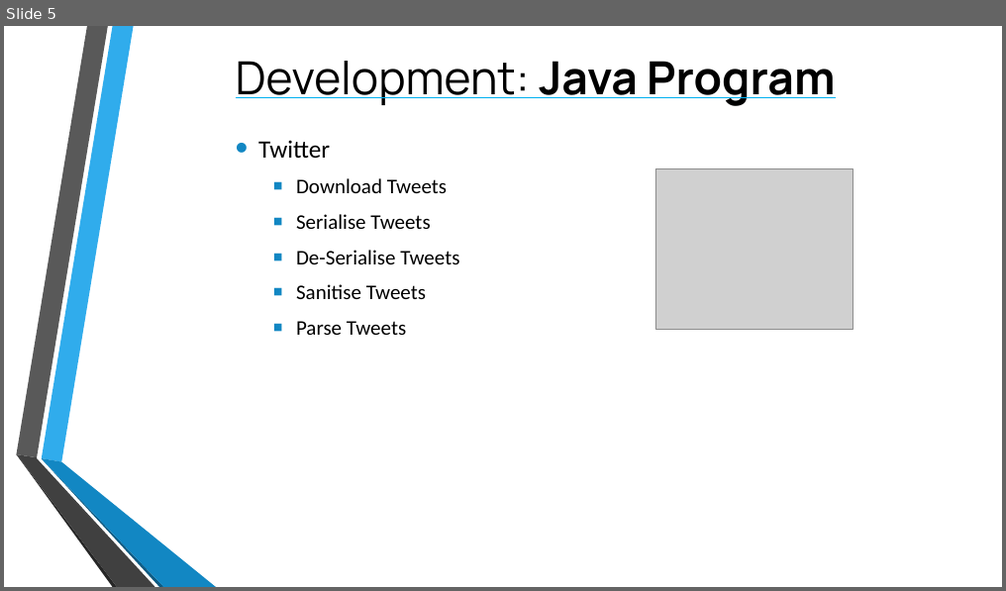
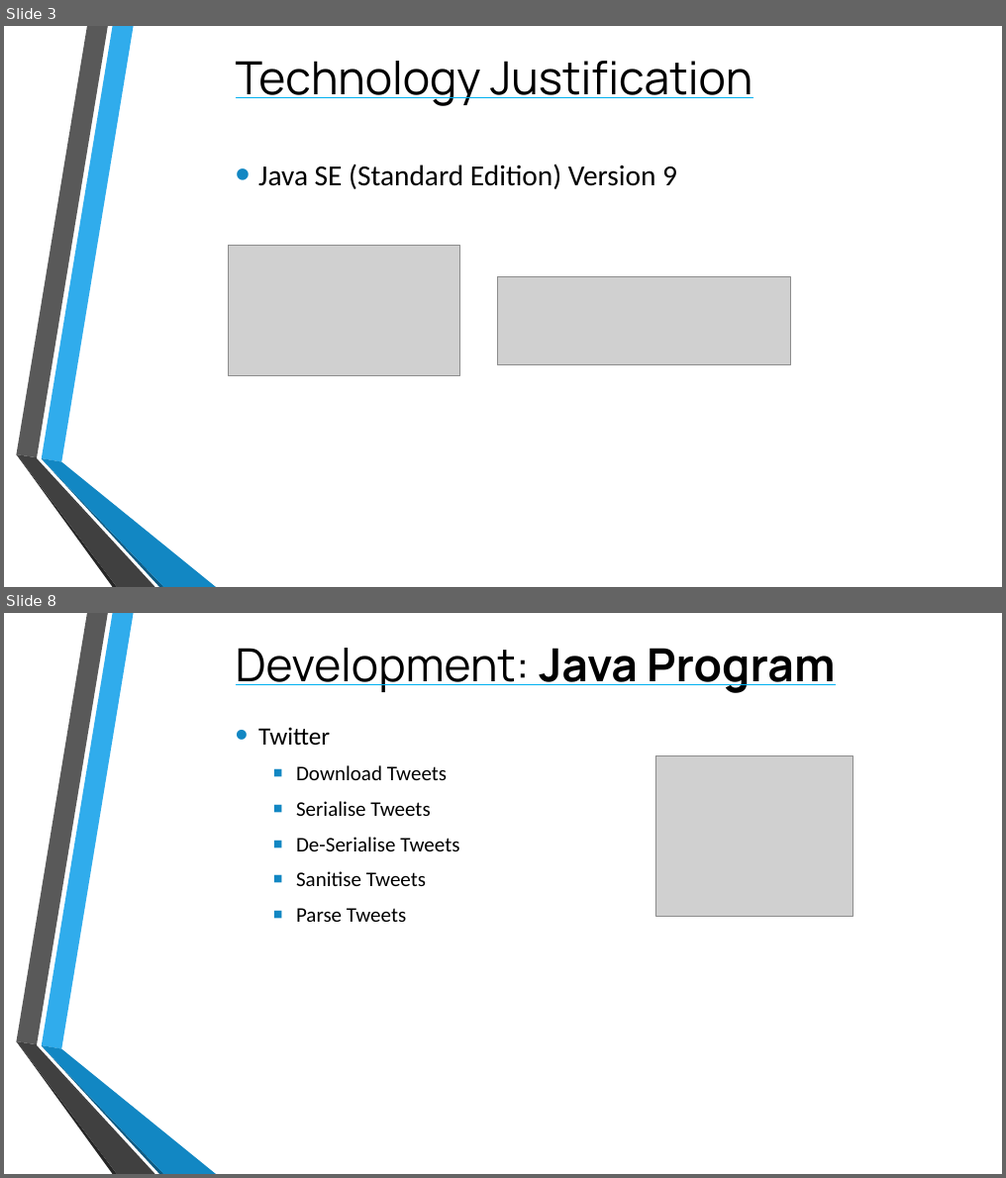
Before and after one commit to TomPlum/major-project, a slide deck: Assessed Work/CPU6001 - Project Viva Presentation.pptx. Shown one above the other, each under a label of ours: slide 5 before the commit, slides 3 and 8 after it; the slides between them are not shown. The pictures are 1006x591 and 1006x1178 pixels, drawn with LibreOffice and Linux fonts; fonts in the diff are those of the drawing; grey boxes stand for pictures; background and template pictures are left out. Boxes give left, top, right and bottom in pixels: in the first picture for what was removed or moved away, otherwise in the second. Text is boxed around its words. In the diff, an @@ line names an element or a change of style, - is before the commit and + after.

```diff
--- a/Assessed Work/CPU6001 - Project Viva Presentation.pptx
+++ b/Assessed Work/CPU6001 - Project Viva Presentation.pptx
@@ slide 3 added at box(4, 26, 1002, 587), background picture (left out); not listed: 6 template elements that a slide beside it also shows @@
@@ title added at box(236, 61, 752, 106), 44 pt, text #000000, underline @@
+Technology Justification
@@ text added at box(258, 164, 677, 189), 28 pt, text #000000 @@
+• Java SE (Standard Edition) Version 9
@@ picture added at box(228, 246, 460, 375) @@
@@ picture added at box(497, 276, 791, 366) @@
@@ what was slide 5 is now slide 8 @@
```
Also in this commit, not shown: 5 slides changed, 2 other slides added, 28 other files.
